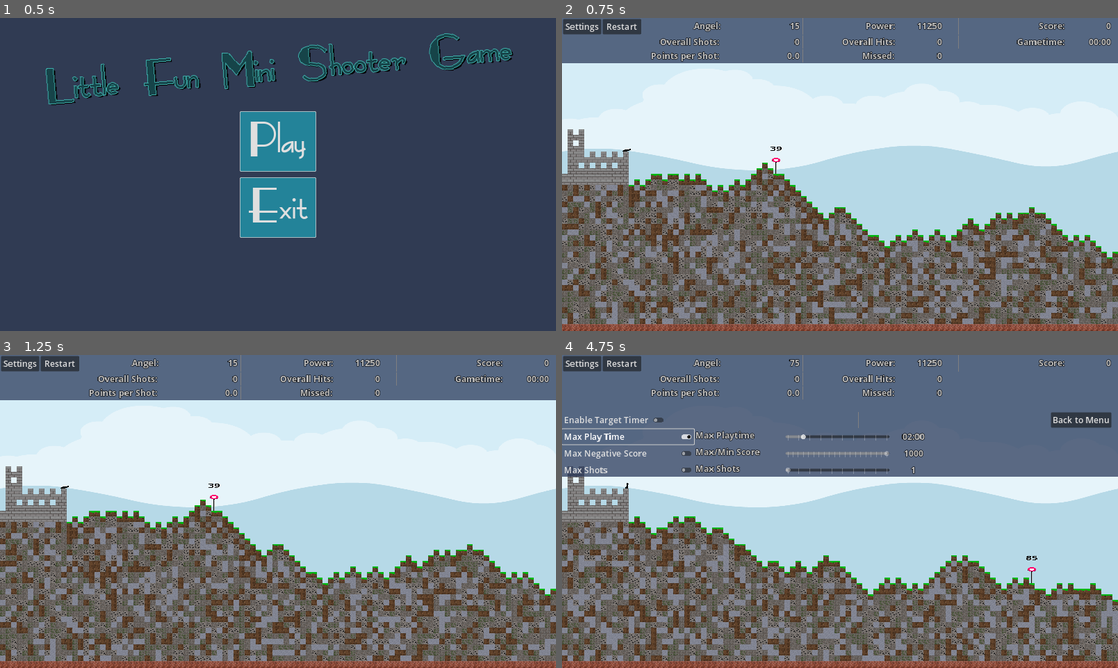
Above: before the commit, frames 1-4 (two rows, left to right).
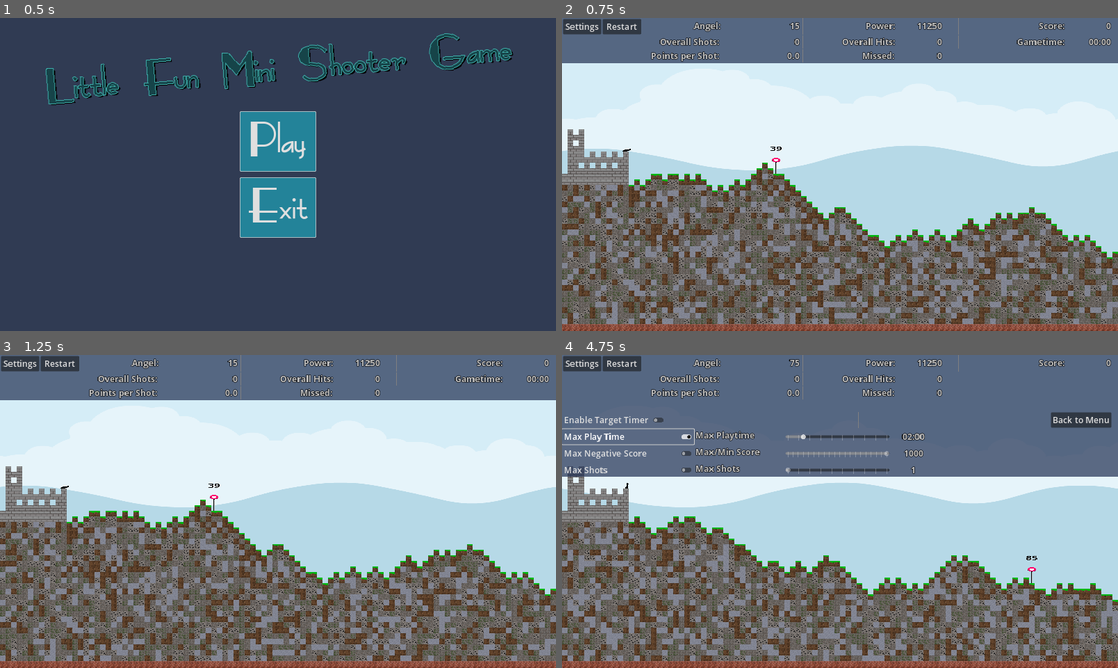
Above: after the commit, the same moments.

Repository: Coding-4Fun/Just4Fun_Mini_Shootergame
Game: Godot game, scene res://UI/MainMenuUI/MainMenuUI.tscn
Two runs of this game, one before a commit and one after it. Both use one fixed random seed, a clock stepped at 60 frames per second and the inputs below.
Inputs:
- Up to frame 1 (0.5 s): no input
- Up to frame 2 (0.75 s): click "Play" at 0.5 s
- Up to frame 3 (1.25 s): no input
- Up to frame 4 (4.75 s): click "Restart" at 1.25 s; click "Restart" at 2 s; click "Restart" at 2.75 s; click "Settings" at 3.5 s; click "Max Play Time" at 4.25 s

Frame 1 is identical in both runs. In frame 2, 0.1% of the frame differs, in the area x 0-100%, y 40-49%; in frame 3, 0.5%; in frame 4, 2.9%.
Error before the commit: Parse Error: Unexpected "Identifier" in class body. (res://MainGameScene/Background/parallaxLayer.gd:1)

Commit message:
Fix: Export var declaration

Diff:
--- a/MainGameScene/Background/parallaxLayer.gd
+++ b/MainGameScene/Background/parallaxLayer.gd
@@ -1,5 +1,7 @@
 extends ParallaxLayer
-export(float) var CLOUD_SPEED = -25.0
+
+
+@export var CLOUD_SPEED : float = -25.0
 
 
 func _ready() -> void:
